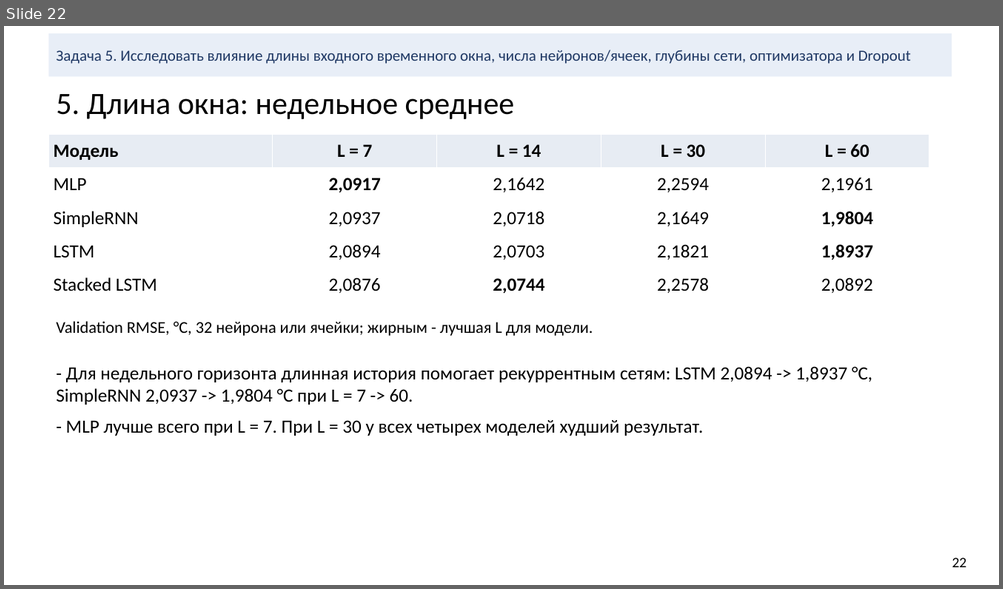
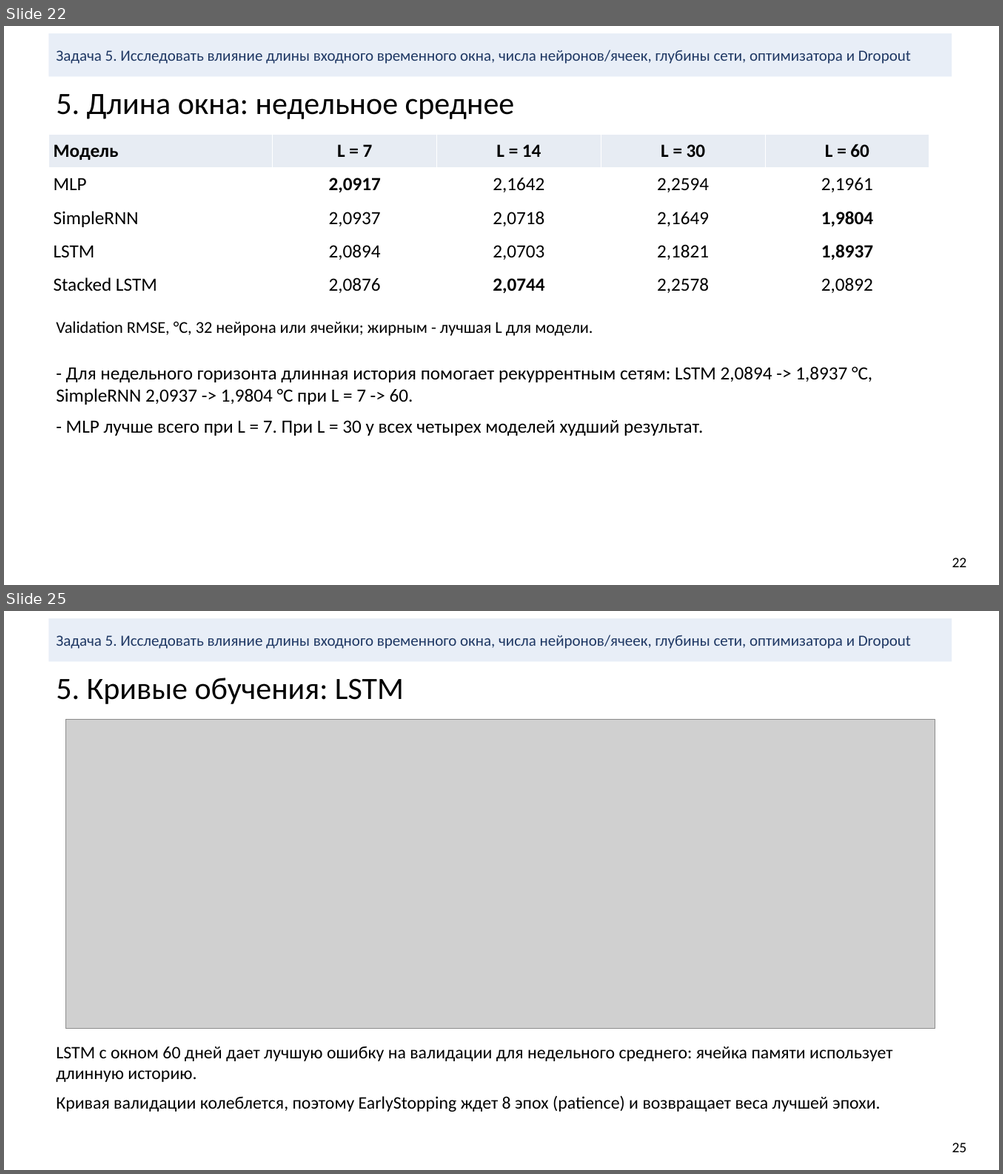
Before and after one commit to bigflyy/nn-uni, a slide deck: labs/lab2/nn-lab-2.pptx. Shown one above the other, each under a label of ours: slide 22 before the commit, slides 22 and 25 after it; the slides between them are not shown. The pictures are 1003x589 and 1003x1174 pixels, drawn with LibreOffice and Linux fonts; fonts in the diff are those of the drawing; grey boxes stand for pictures. Boxes give left, top, right and bottom in pixels: in the first picture for what was removed or moved away, otherwise in the second. Text is boxed around its words. In the diff, an @@ line names an element or a change of style, - is before the commit and + after.

Commit message:
lab2: charts in °C, no-EarlyStopping and stability experiments, new deck slides

```diff
--- a/labs/lab2/nn-lab-2.pptx
+++ b/labs/lab2/nn-lab-2.pptx
@@ slide 25 added at box(4, 611, 999, 1170), background #FFFFFF @@
@@ rectangle added at box(48, 618, 951, 662), fill #E8EEF7, 15 pt, text #1F3864 @@
+Задача 5. Исследовать влияние длины входного временного окна, числа нейронов/ячеек, глубины сети, оптимизатора и Dropout
@@ text added at box(56, 678, 404, 704), 30 pt, text #000000 @@
+5. Кривые обучения: LSTM
@@ picture added at box(66, 719, 935, 1029) @@
@@ text added at box(56, 1047, 892, 1112), 17 pt, text #000000 @@
+LSTM с окном 60 дней дает лучшую ошибку на валидации для недельного среднего: ячейка памяти использует длинную историю.
+Кривая валидации колеблется, поэтому EarlyStopping ждет 8 эпох (patience) и возвращает веса лучшей эпохи.
@@ text added at box(952, 1143, 967, 1153), 14 pt, text #000000 @@
+25
```
Also in this commit, not shown: 16 slides changed, 11 other slides added, 38 other files.
